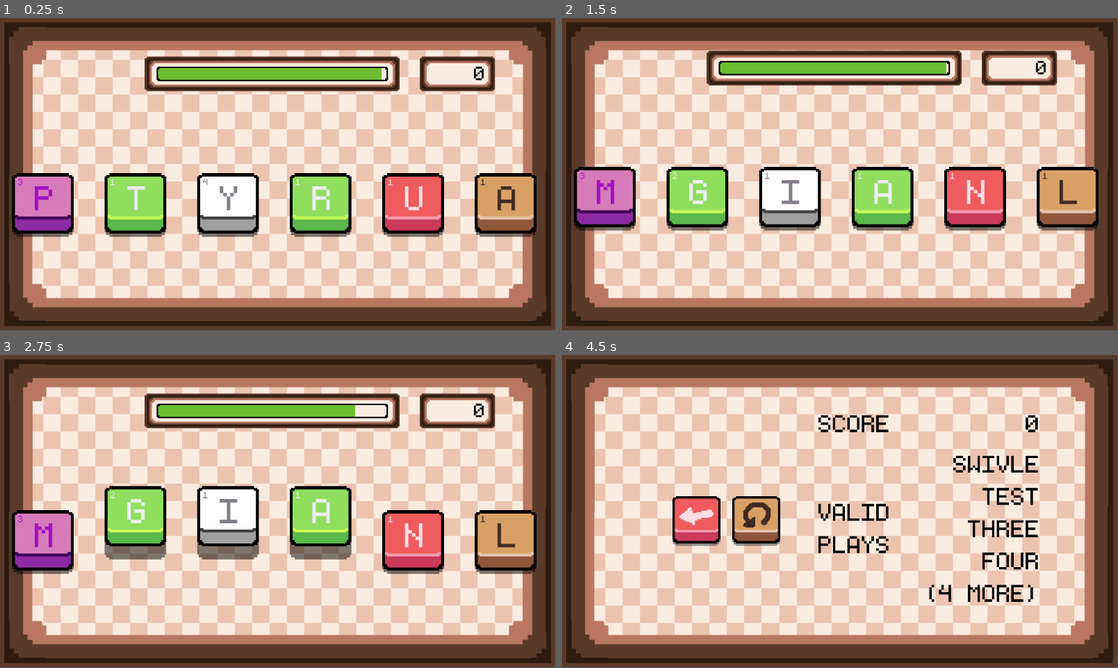
Above: before the commit, frames 1-4 (two rows, left to right).
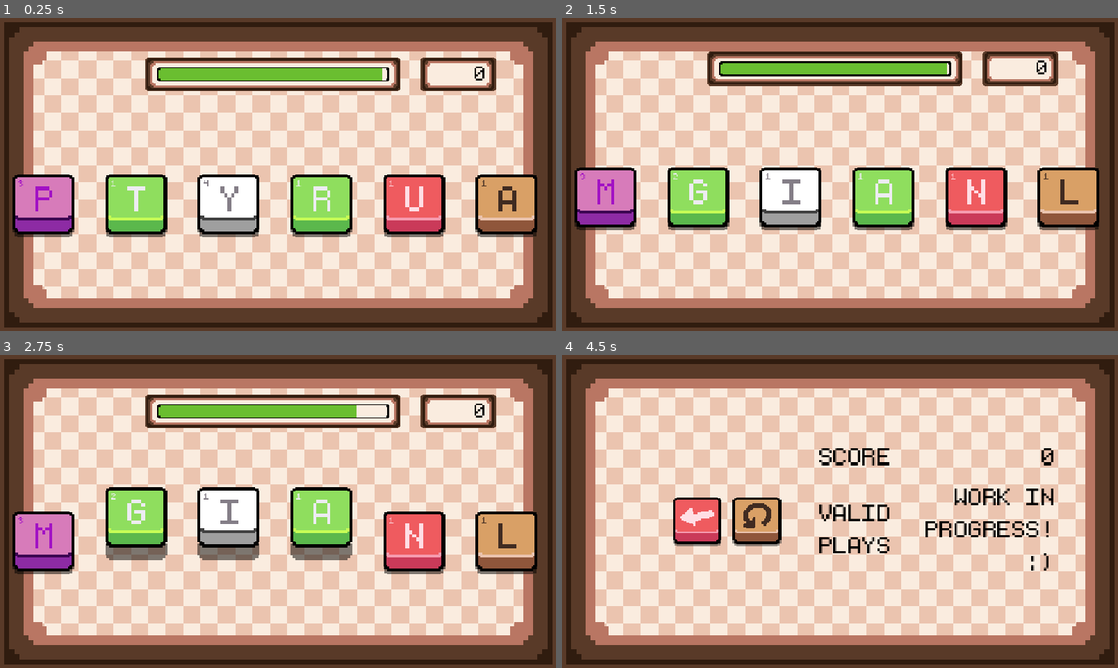
Above: after the commit, the same moments.

Repository: lohchness/Swivle
Game: Godot game, scene res://scenes/Game.tscn
Same seed, same stepped clock (60 frames per second), same inputs: the game is played once before the commit and once after it.
Inputs (mouse positions are in pixels of both pictures, inside the frame that each line leads up to):
- Up to frame 1 (0.25 s): no input
- Up to frame 2 (1.5 s): tap Enter (DEBUG_END) at 0.5 s; move the mouse to (606, 205) at 0.52 s; hold 4 (FOUR) 0.53-1.25 s; click (606, 205) at 0.67 s; tap 3 (THREE) at 0.8 s; click (756, 183) at 1.27 s
- Up to frame 3 (2.75 s): move the mouse to (133, 542) at 2.02 s; tap 3 (THREE) at 2.1 s; click (133, 542) at 2.17 s; tap 4 (FOUR) at 2.3 s
- Up to frame 4 (4.5 s): tap Space (Pivot) at 2.75 s; move the mouse to (789, 517) at 2.77 s; hold 5 (FIVE) 2.78-3.53 s; click (789, 517) at 2.92 s; tap 3 (THREE) at 3.05 s; move the mouse to (884, 517) at 3.52 s; tap 4 (FOUR) at 3.6 s; click (884, 517) at 3.67 s; tap Enter (DEBUG_END) at 4.25 s; move the mouse to (973, 517) at 4.27 s; hold 1 (ONE) from 4.28 s (still down); click (973, 517) at 4.42 s
In our replay, the window is 799x449 before the commit and 800x450 after it. These sizes can differ from the game's own. Grey fills any space a smaller window leaves; there, only what the larger window draws over its background counts as a difference.

The runs differ from the first frame. In frame 1, 12% of the frame differs, in the area x 0-100%, y 1-99%; in frame 2, 11%; in frame 3, 12%; in frame 4, 13%.

Commit message:
build: export settings

Diff:
--- a/project.godot
+++ b/project.godot
@@ -23,6 +23,11 @@
 
 gdscript/warnings/untyped_declaration=2
 gdscript/warnings/inferred_declaration=2
+
+[display]
+
+window/stretch/mode="canvas_items"
+window/stretch/aspect="expand"
 
 [dotnet]
 
@@ -90,3 +95,4 @@
 [rendering]
 
 textures/canvas_textures/default_texture_filter=0
+renderer/rendering_method="gl_compatibility"
--- a/scenes/Game.tscn
+++ b/scenes/Game.tscn
@@ -98,7 +98,7 @@
 
 [node name="Hand" parent="." instance=ExtResource("3_ep3bm")]
 use_editor_as_start = true
-offset_vector = Vector2(0, -500)
+offset_vector = Vector2(0, -550)
 on_screen_in_editor = true
 
 [node name="TopBar" type="Node2D" parent="."]
--- a/scenes/game_summary.tscn
+++ b/scenes/game_summary.tscn
@@ -48,10 +48,8 @@
 theme_override_colors/font_color = Color(0, 0, 0, 1)
 theme_override_fonts/font = ExtResource("1_i0gj5")
 theme_override_font_sizes/font_size = 80
-text = "SWIVLE
-TEST
-THREE
-FOUR
-(4 MORE)"
+text = "WORK IN
+PROGRESS!
+:)"
 horizontal_alignment = 2
 uppercase = true
--- a/scripts/Hand.gd
+++ b/scripts/Hand.gd
@@ -13,12 +13,18 @@
 var base_position: Vector2
 var off_screen: Vector2  # Offset when game is over
 
-@onready var winsize: Vector2 = get_viewport().size
+var winsize: Vector2i
+
+#@onready var winsize: Vector2i = DisplayServer.screen_get_size()
 @onready var key_scene: PackedScene = preload("res://scenes/key.tscn")
 
 
 func _ready() -> void:
 	super()
+
+	## TEMPORARY
+	winsize = Vector2i(1152, 648)
+
 	# Initialize 6 Keys in Hand
 	for i: int in range(NUM_KEYS):
 		var newkey: Key = key_scene.instantiate()
--- a/scripts/end_game.gd
+++ b/scripts/end_game.gd
@@ -40,3 +40,6 @@
 	quit_key.move_on_screen()
 	restart_key.move_on_screen()
 	gamesummary.move_on_screen()
+
+	## TEMPORARY (for demo)
+	gamesummary.score.text = str(Globals.score)
Not shown, changed: export_presets.cfg
